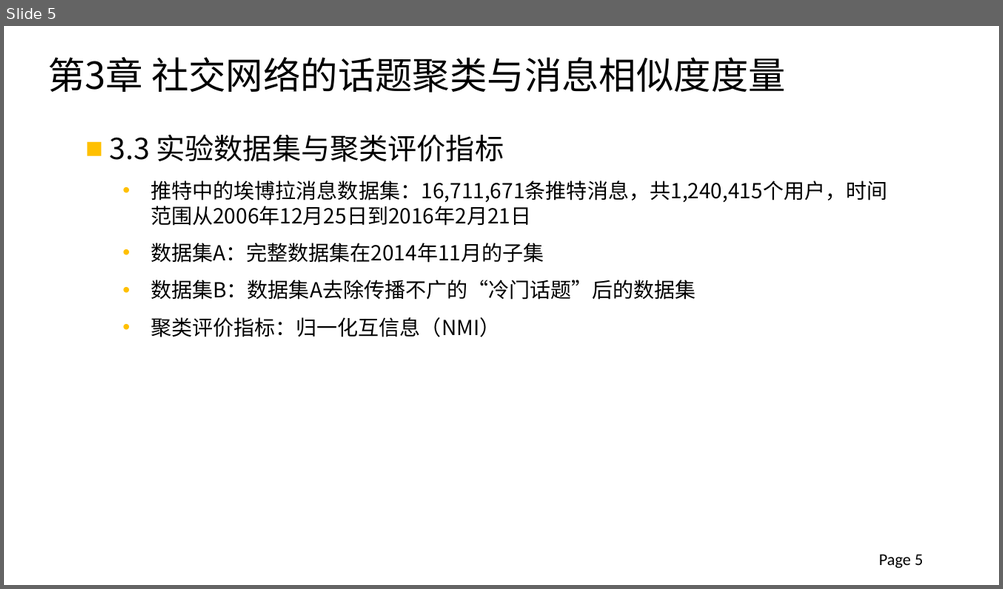
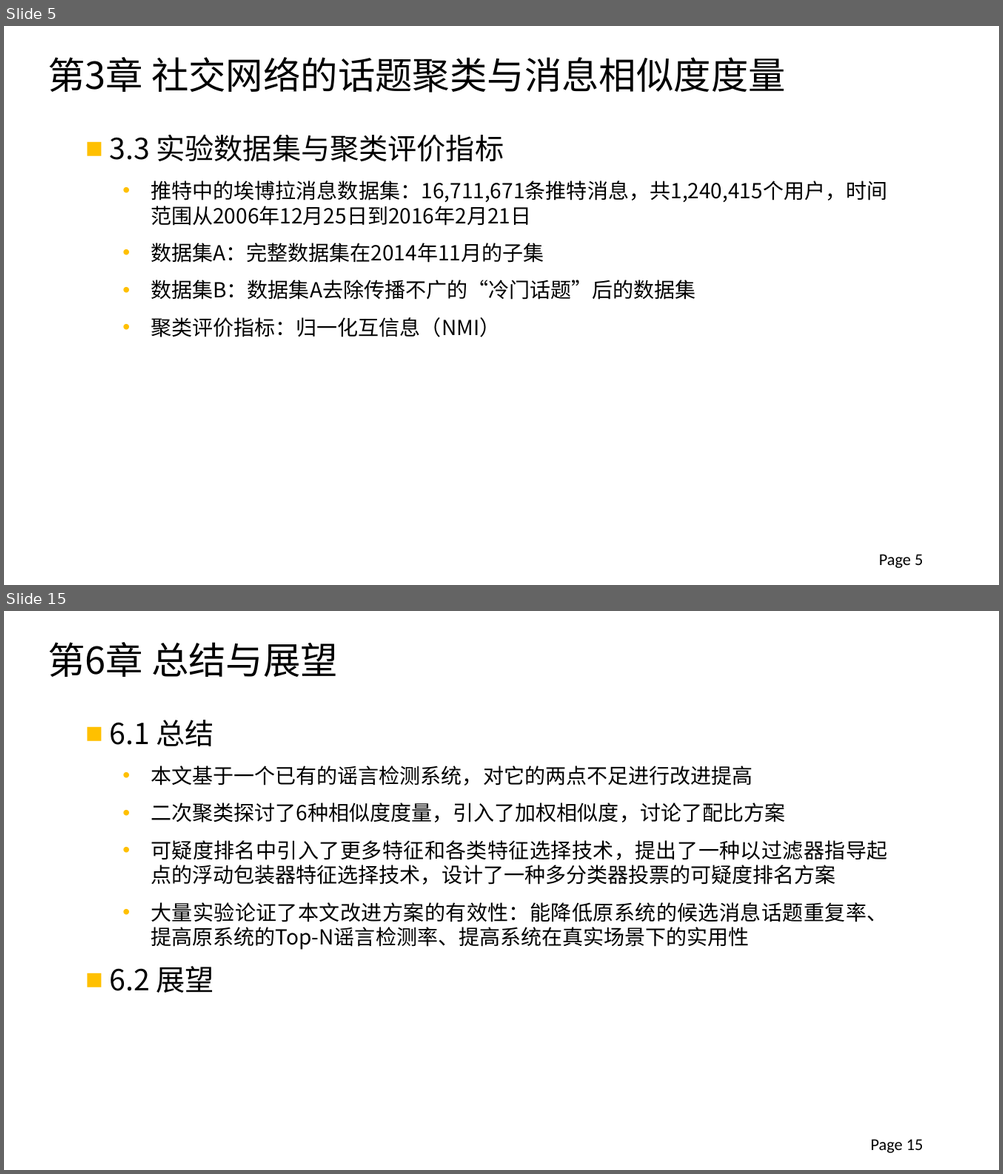
Before and after one commit to xinke0802/DataProcess, a slide deck: 2012013297_钟仰新_毕设论文答辩.pptx. Shown one above the other, each under a label of ours: slide 5 before the commit, slides 5 and 15 after it; the slides between them are not shown. The pictures are 1003x589 and 1003x1174 pixels, drawn with LibreOffice and Linux fonts; fonts in the diff are those of the drawing; background and template pictures are left out. Boxes give left, top, right and bottom in pixels: in the first picture for what was removed or moved away, otherwise in the second. Text is boxed around its words. In the diff, an @@ line names an element or a change of style, - is before the commit and + after.

```diff
--- a/2012013297_钟仰新_毕设论文答辩.pptx
+++ b/2012013297_钟仰新_毕设论文答辩.pptx
@@ slide 15 added at [4, 611, 999, 1170], background #FFFFFF @@
@@ text added at [48, 642, 338, 677], 36 pt, text #000000 @@
+第6章 总结与展望
@@ text added at [109, 720, 887, 993], 20 pt, text #000000 @@
+■ 6.1 总结
+  • 本文基于一个已有的谣言检测系统，对它的两点不足进行改进提高
+  • 二次聚类探讨了6种相似度度量，引入了加权相似度，讨论了配比方案
+  • 可疑度排名中引入了更多特征和各类特征选择技术，提出了一种以过滤器指导起点的浮动包装器特征选择技术，设计了一种多分类器投票的可疑度排名方案
+  • 大量实验论证了本文改进方案的有效性：能降低原系统的候选消息话题重复率、提高原系统的Top-N谣言检测率、提高系统在真实场景下的实用性
+■ 6.2 展望
@@ page number added at [871, 1139, 923, 1153], 16 pt, text #000000 @@
+Page 15
```
Also in this commit, not shown: 2 slides changed, 8 other slides added, 4 slides removed.
